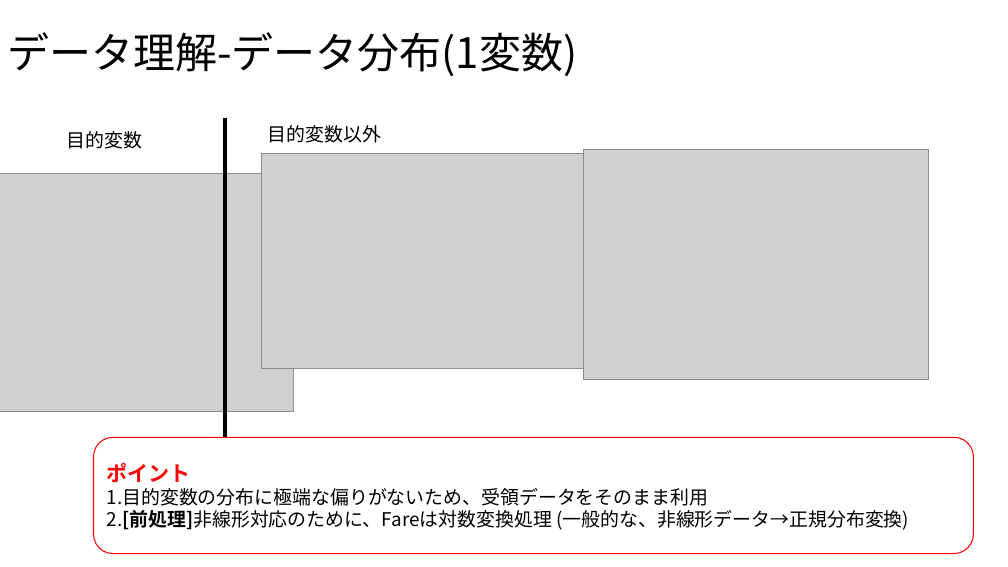
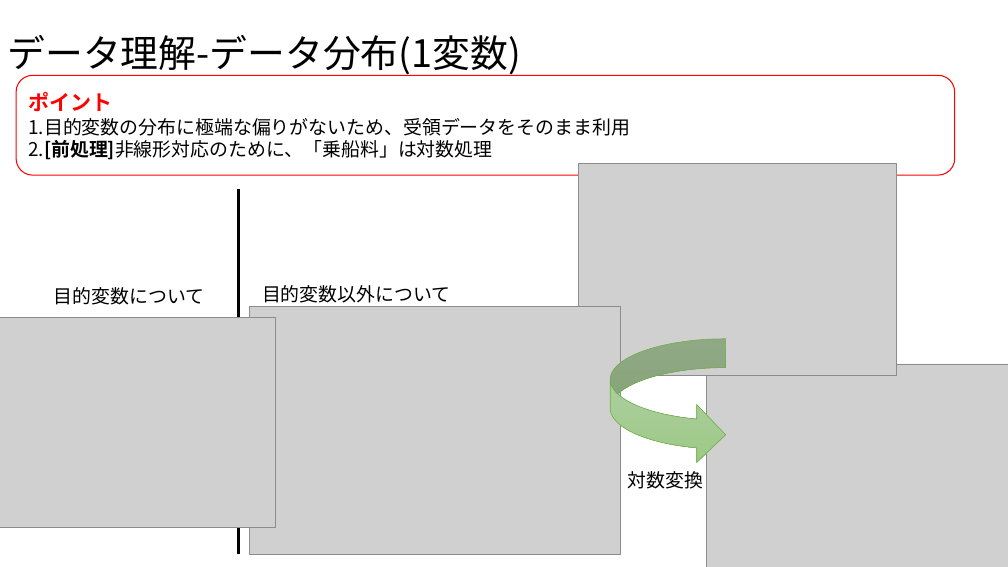
Before and after one commit to SYCastle/data_analysis, a slide deck: slide 4 of 分析報告_フォーマット1.pptx. Drawn at 1008x567 pixels with LibreOffice and Linux fonts; fonts in the diff are those of the drawing; grey boxes stand for pictures. Boxes give left, top, right and bottom in pixels: in the first picture for what was removed or moved away, otherwise in the second. Text is boxed around its words. In the diff, an @@ line names an element or a change of style, - is before the commit and + after.

```diff
--- a/分析報告_フォーマット1.pptx
+++ b/分析報告_フォーマット1.pptx
@@ title "データ理解-データ分布(1変数)" at <box>8,35,521,78</box>: size 40 to 36 pt @@
@@ rounded rectangle "ポイント": place and size @@
-rounded rectangle "ポイント" at <box>94,437,974,554</box>
+rounded rectangle "ポイント" at <box>16,76,955,175</box>
@@ text in rounded rectangle at <box>28,140,492,160</box>: text changed @@
-2.[前処理]非線形対応のために、Fareは対数変換処理 (一般的な、非線形データ→正規分布変換)
+2.[前処理]非線形対応のために、「乗船料」は対数処理
@@ picture removed at <box>0,173,293,411</box> @@
@@ picture removed at <box>262,154,584,368</box> @@
@@ picture: place and size @@
-picture at <box>584,149,929,379</box>
+picture at <box>578,163,897,375</box>
@@ line moved from (225, 119) - (225, 439) to (238, 190) - (238, 554) @@
@@ text at <box>54,287,205,305</box>: text changed @@
-目的変数
+目的変数について
@@ text at <box>262,285,450,303</box>: text changed @@
-目的変数以外
+目的変数以外について
@@ picture added at <box>0,318,276,528</box> @@
@@ picture added at <box>250,307,621,554</box> @@
@@ curved right arrow added at <box>610,339,726,464</box>, fill gradient #B5D5A7 to #AACE9A to #9CC987, outline #70AD47 0.5 pt @@
@@ picture added at <box>706,364,1008,567</box> @@
@@ text added at <box>628,471,704,489</box>, 18 pt, text #000000 @@
+対数変換
```
Also in this commit, not shown: 8 other slides changed, 2 slides added, 1 slide removed.
